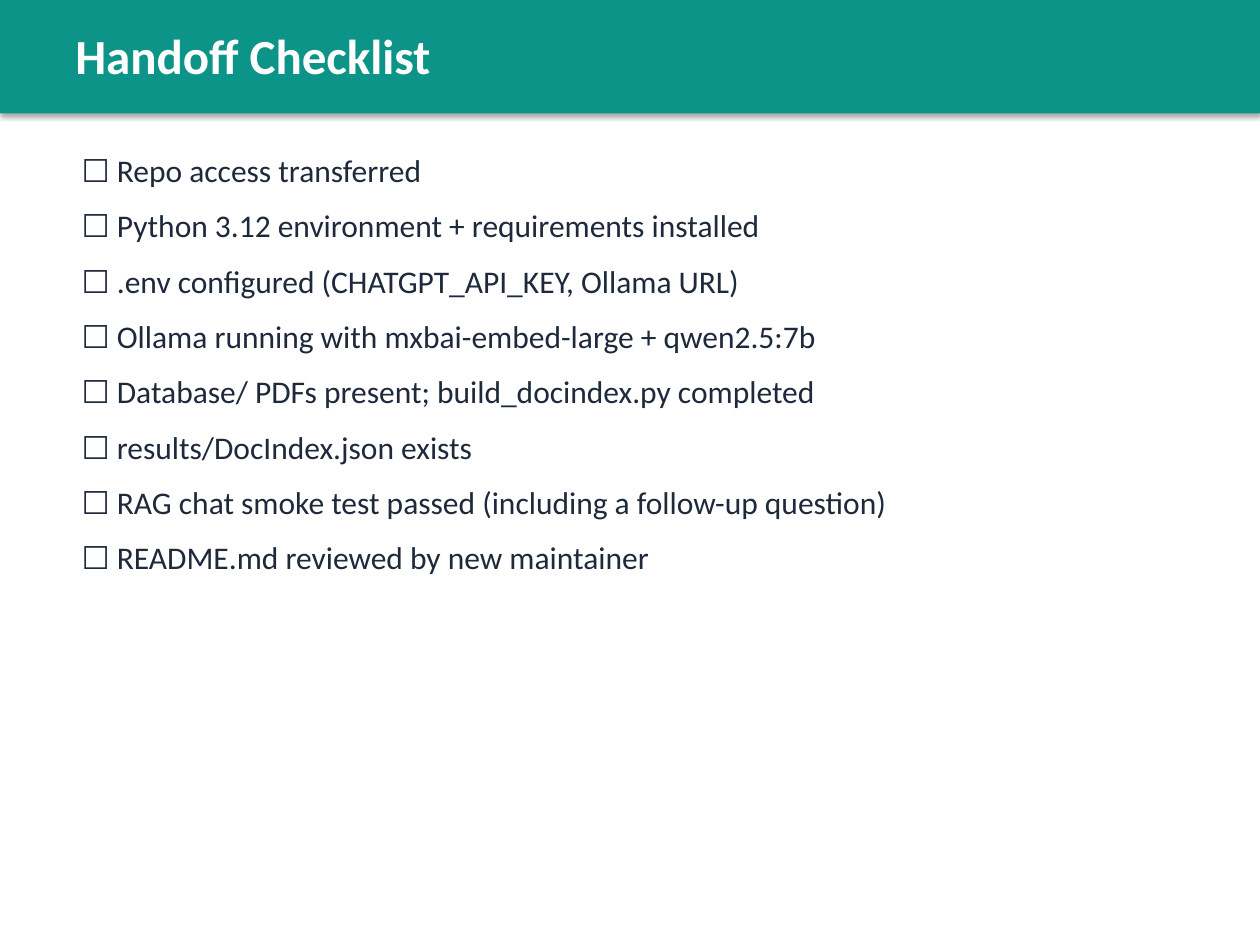
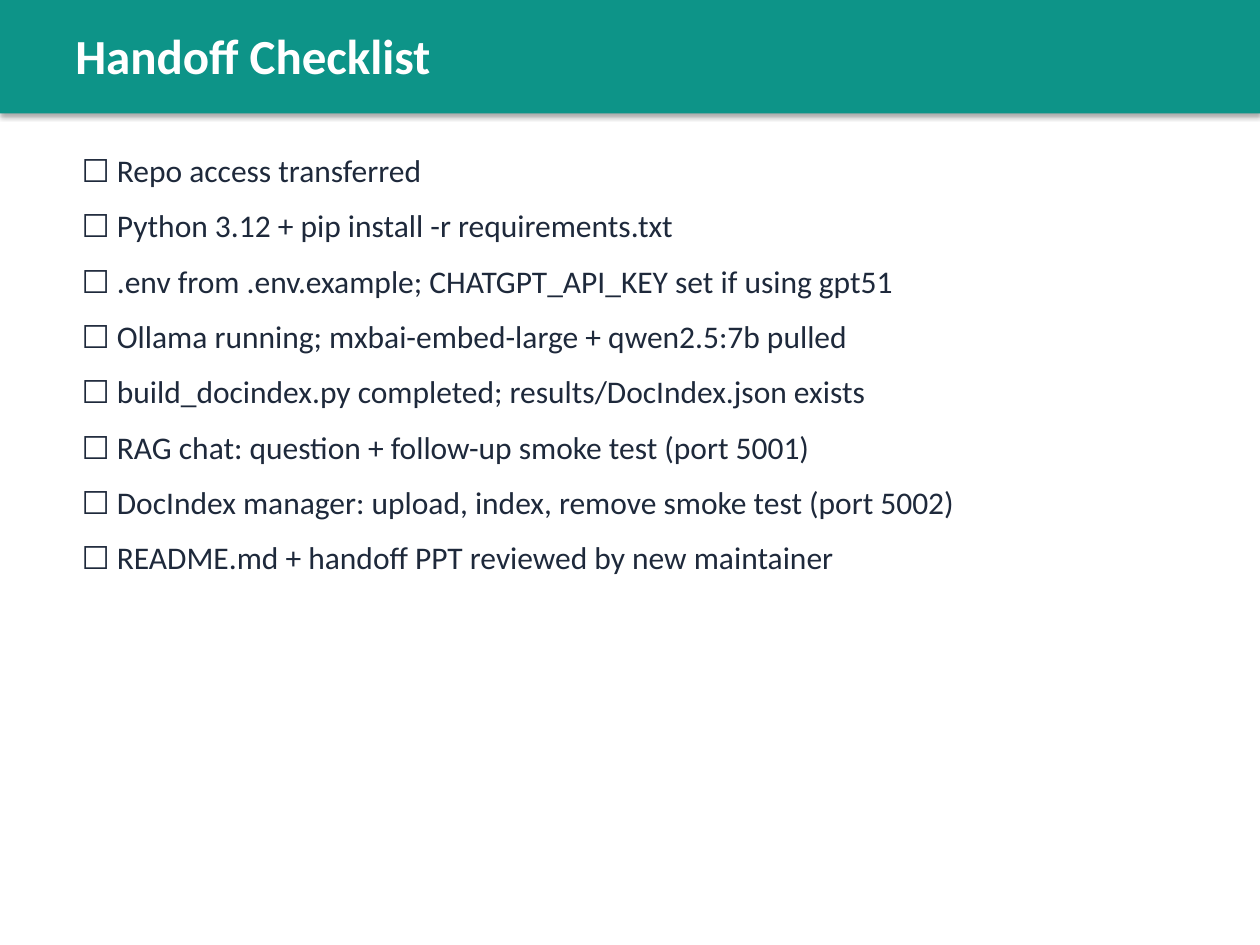
Before and after one commit to JackYuan18/RAG-PageIndex, a slide deck: slide 20 of docs/PageIndex_Handoff.pptx (slide 19 before the commit). Drawn at 1260x945 pixels with LibreOffice and Linux fonts; fonts in the diff are those of the drawing. Boxes give left, top, right and bottom in pixels: in the first picture for what was removed or moved away, otherwise in the second. Text is boxed around its words. In the diff, an @@ line names an element or a change of style, - is before the commit and + after.

```diff
--- a/docs/PageIndex_Handoff.pptx
+++ b/docs/PageIndex_Handoff.pptx
@@ text at [117, 215, 953, 574]: text changed @@
-☐ Python 3.12 environment + requirements installed
-☐ .env configured (CHATGPT_API_KEY, Ollama URL)
-☐ Ollama running with mxbai-embed-large + qwen2.5:7b
-☐ Database/ PDFs present; build_docindex.py completed
-☐ results/DocIndex.json exists
-☐ RAG chat smoke test passed (including a follow-up question)
-☐ README.md reviewed by new maintainer
+☐ Python 3.12 + pip install -r requirements.txt
+☐ .env from .env.example; CHATGPT_API_KEY set if using gpt51
+☐ Ollama running; mxbai-embed-large + qwen2.5:7b pulled
+☐ build_docindex.py completed; results/DocIndex.json exists
+☐ RAG chat: question + follow-up smoke test (port 5001)
+☐ DocIndex manager: upload, index, remove smoke test (port 5002)
+☐ README.md + handoff PPT reviewed by new maintainer
```
Also in this commit, not shown: 4 other slides changed, 1 slide added, 7 other files.
